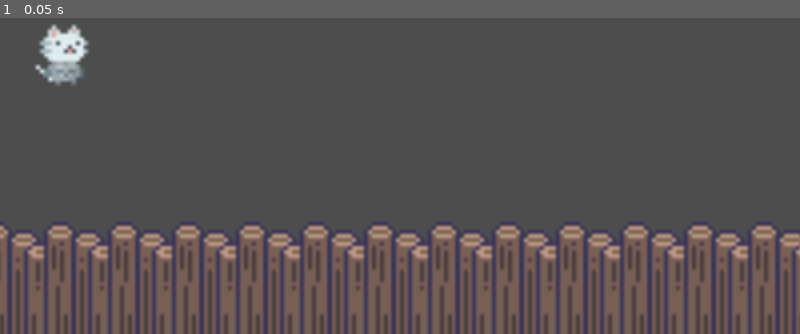
Above: before the commit, frame 1.
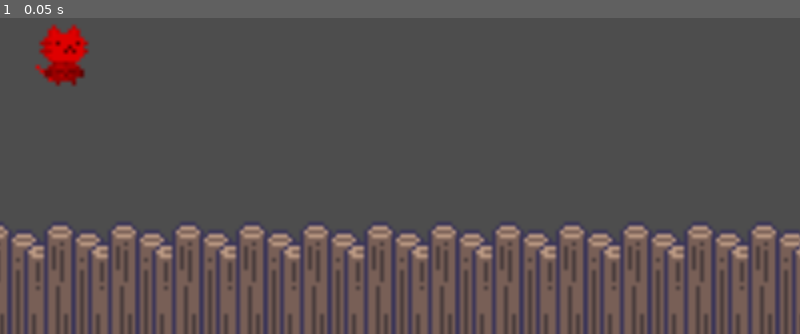
Above: after the commit, the same moment.

Repository: hernanPoblete/kineko
Game: Godot game, scene res://levels/test/knight_moves.tscn
Two runs of this game, one before a commit and one after it. Both use one fixed random seed, a clock stepped at 60 frames per second and the inputs below. This scene is started directly instead of the project's main scene.
Inputs:
- Up to frame 1 (0.05 s): no input

The runs differ from the first frame. In frame 1, 0.9% of the frame differs, in the area x 4-12%, y 1-22%.

Commit message:
El gato ahora parte con un color en especifico y no puede spamear cambio de color

Diff:
--- a/sprites/meow_knight/knight.tscn
+++ b/sprites/meow_knight/knight.tscn
@@ -9,7 +9,9 @@
 const SPEED = 300.0
 const colors = [Color(1,0,0), Color(0,1,0), Color(0,0,1)]
 var color_selected = 0
-
+var rest = 0
+func _ready():
+	$\"Meow-knightIdle\".modulate = colors[color_selected]
 func _physics_process(delta: float)-> void:
 	# Get the input direction and handle the movement/deceleration.
 	# As good practice, you should replace UI actions with custom gameplay actions.
@@ -25,17 +27,22 @@
 	else:
 		velocity.y = move_toward(velocity.y, 0, SPEED)
 
+	if rest !=0:
+		rest = rest-1
+
 	move_and_slide()
 
 func _input(event: InputEvent) -> void:
-	if event.is_action_pressed(\"color_left\"):
-		#El +len(colors previene que en 0 el indice cambie a -1)
-		color_selected = (color_selected-1+len(colors))%len(colors)
-	elif event.is_action_pressed(\"color_right\"):
-		color_selected = (color_selected+1)%len(colors)
+	if rest == 0:
+		if event.is_action_pressed(\"color_left\"):
+			#El +len(colors previene que en 0 el indice cambie a -1)
+			color_selected = (color_selected-1+len(colors))%len(colors)
+		elif event.is_action_pressed(\"color_right\"):
+			color_selected = (color_selected+1)%len(colors)
 
-	if event.is_action_pressed(\"color_left\") or event.is_action_pressed(\"color_right\"):
-		$\"Meow-knightIdle\".modulate = colors[color_selected]
+		if event.is_action_pressed(\"color_left\") or event.is_action_pressed(\"color_right\"):
+			$\"Meow-knightIdle\".modulate = colors[color_selected]
+			rest = rest + 60
 "
 
 [sub_resource type="RectangleShape2D" id="RectangleShape2D_hlrpa"]
